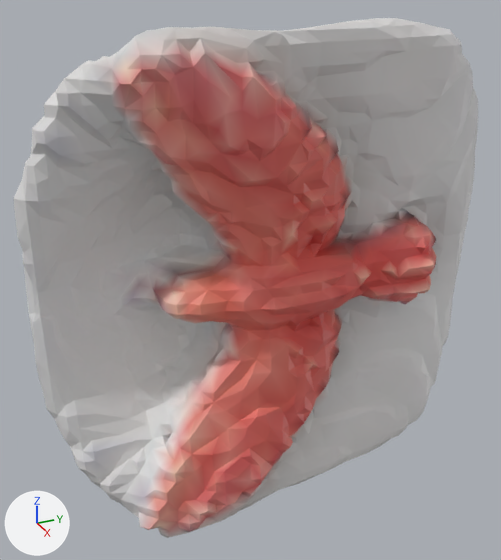
A saved change to the glTF model web/assets/kits/kite_bird.glb.
The view is the same before and after, from a 50 mm lens placed at (0.497, -0.229, 0.436), pointed at (0.006, -0.008, 0.19). Lighting does not change. The marker at lower left points along +X, +Y and +Z. The picture after the commit comes second. Where no turn or scale is listed for an object, it has been applied to the vertices.

The first picture shows 'geometry_0'.
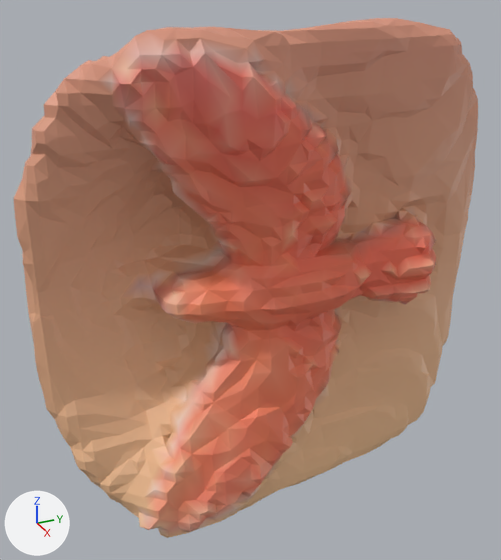
The newer file is also turned or shifted as a whole; pictures and numbers use the older file's frame.

What differs and where, as boxes [x1, y1, x2, y2] in the pictures (501 x 560 px):
part 1 of me_geometry_0, recoloured
    both: [14, 18, 478, 538]
part 2 of me_geometry_0, recoloured (light grey to beige)
    both: [34, 34, 478, 530]

Patch to the scene script:
```diff
--- a/web/assets/kits/kite_bird.glb.py
+++ b/web/assets/kits/kite_bird.glb.py
@@ me_geometry_0 @@
 me_geometry_0.from_pydata(...)  # 2505 vertices, 4999 faces; spans x -0.075..0.09, y -0.192..0.206, z 0.0..0.4
 # used by ob_geometry_0; location = (0.0, 0.0, 0.0)
+# me_geometry_0 part 1: 4217 faces centred in x -0.075..0.09, y -0.191..0.204, z 0.001..0.4 are repainted in the vertex colours; the middle colour goes from light grey #dfd8d7 to beige #eba787
+# me_geometry_0 part 2: 782 faces centred in x -0.049..0.081, y -0.191..0.201, z 0.007..0.384 are repainted in the vertex colours; the middle colour goes from light grey #e4e2e2 to beige #edb78e
 me_geometry_0.materials.append(mat_defaultmaterial)
```
